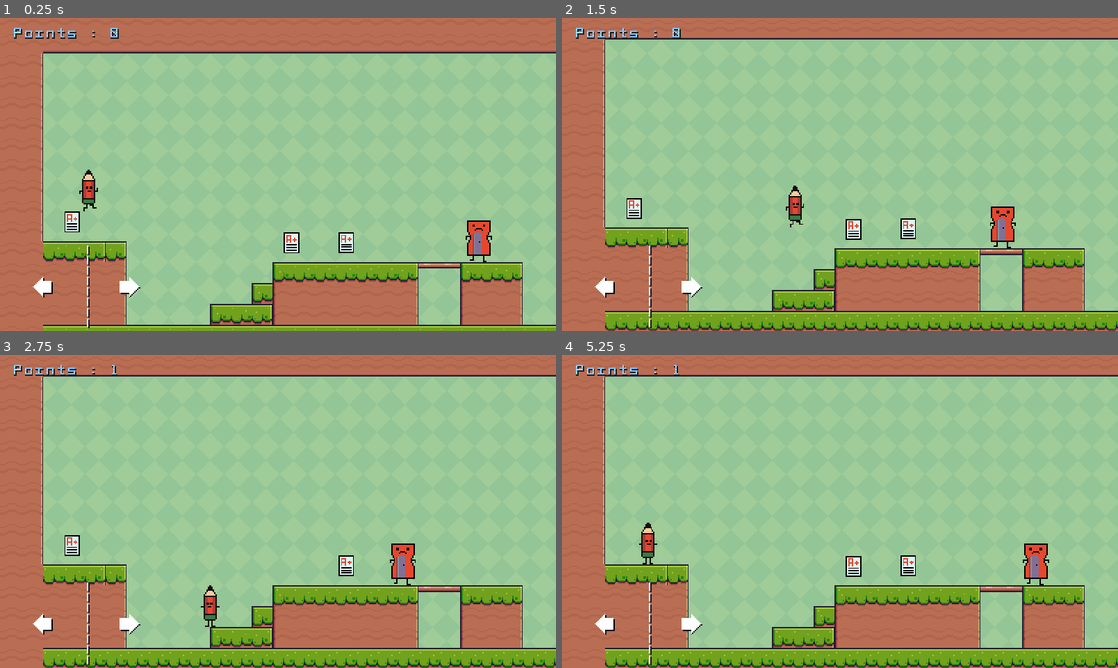
Above: before the commit, frames 1-4 (two rows, left to right).
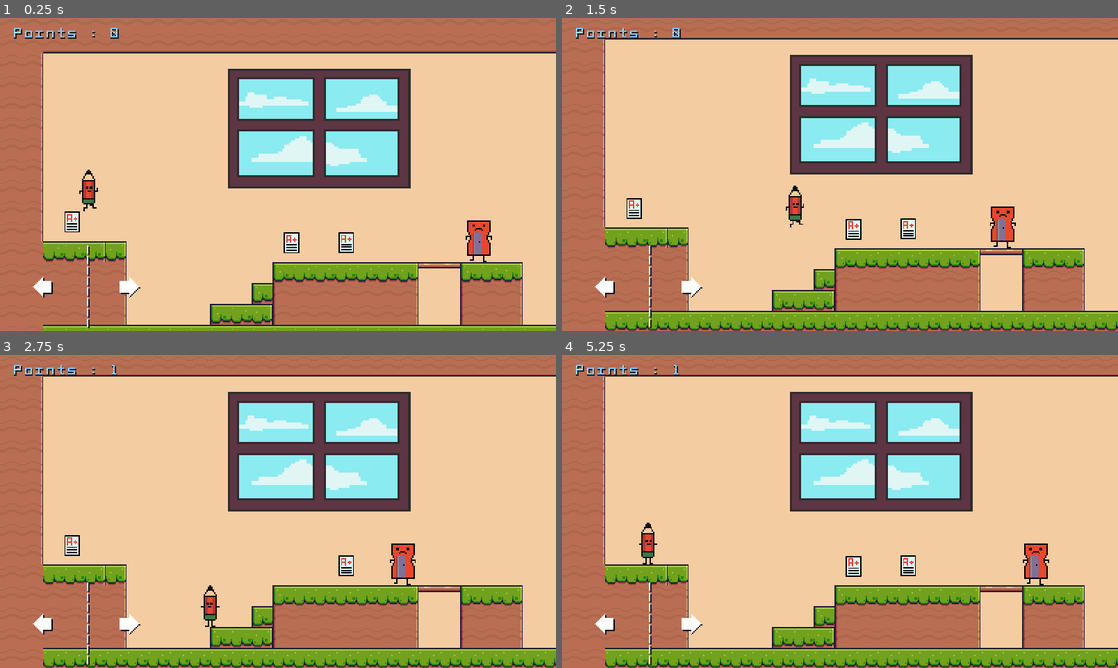
Above: after the commit, the same moments.

Repository: omrfrkkus/pencil_2d_platformer
Game: Godot game, scene res://scenes/levels/level1.tscn
The game is run twice, just before and just after one commit, with the same random seed, the same clock (stepped at 60 frames per second) and the same inputs. This scene is started directly instead of the project's main scene.
Inputs:
- Up to frame 1 (0.25 s): no input
- Up to frame 2 (1.5 s): hold Right (right) from 0.53 s (still down); tap Space (jump) at 0.77 s
- Up to frame 3 (2.75 s): tap Space (jump) at 1.52 s; release Right (right) at 2.03 s; hold Left (left) from 2.03 s (still down)
- Up to frame 4 (5.25 s): release Left (left) at 2.78 s; hold Right (right) 2.78-4.28 s; tap Space (jump) at 3.02, 3.77, 4.52 s; hold Left (left) 4.28-5.03 s; hold Right (right) from 5.03 s (still down)

The runs differ from the first frame. In frame 1, 66% of the frame differs, in the area x 7-100%, y 11-98%; in frame 2, 66%; in frame 3, 66%, in the area x 7-100%, y 6-94%; in frame 4, 66%.

Commit message:
bugfix

Diff:
--- a/scenes/levels/level1.tscn
+++ b/scenes/levels/level1.tscn
@@ -1,11 +1,11 @@
 [gd_scene load_steps=17 format=3 uid="uid://d31qpewbyksf4"]
 
 [ext_resource type="Script" path="res://game_manager.gd" id="1_wv8gq"]
-[ext_resource type="Texture2D" uid="uid://dxuvauedyxoly" path="res://images/background/Green.png" id="2_pddwg"]
 [ext_resource type="Texture2D" uid="uid://hq67av05w1l7" path="res://images/Terrain (16x16).png" id="3_4wi0c"]
 [ext_resource type="PackedScene" uid="uid://sjoim2ad2w0l" path="res://scenes/characters/main/main_character.tscn" id="4_66qlp"]
 [ext_resource type="PackedScene" uid="uid://2fy3j6kohjum" path="res://scenes/collectible.tscn" id="5_geh25"]
 [ext_resource type="PackedScene" uid="uid://bwlq3owfj8aag" path="res://scenes/finish.tscn" id="6_nlgtb"]
+[ext_resource type="Texture2D" uid="uid://loed54sarjv5" path="res://images/background/classroom256x128.png" id="7_auafw"]
 [ext_resource type="PackedScene" uid="uid://drtdi17umgscp" path="res://scenes/levels/level2.tscn" id="7_vyl6f"]
 [ext_resource type="PackedScene" uid="uid://b78q3f6nbjjev" path="res://scenes/characters/enemies/enemy_sharpener.tscn" id="8_65764"]
 [ext_resource type="PackedScene" uid="uid://dg6jrn3kk0vrv" path="res://UI/transitions.tscn" id="9_qn4hc"]
@@ -634,8 +634,9 @@
 
 [node name="TextureRect" type="TextureRect" parent="SceneObjects"]
 offset_right = 2829.0
-offset_bottom = 647.0
-texture = ExtResource("2_pddwg")
+offset_bottom = 134.0
+scale = Vector2(5, 5)
+texture = ExtResource("7_auafw")
 stretch_mode = 1
 
 [node name="TileMap" type="TileMap" parent="SceneObjects"]
Binary file added: images/background/classroom256x128.png
Not shown, added: images/background/classroom256x128.png.import
